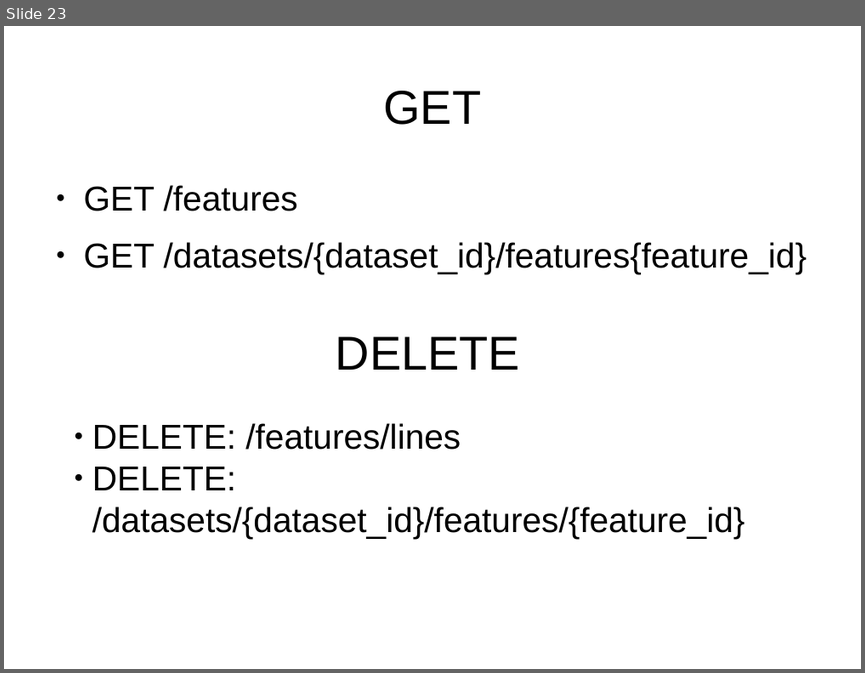
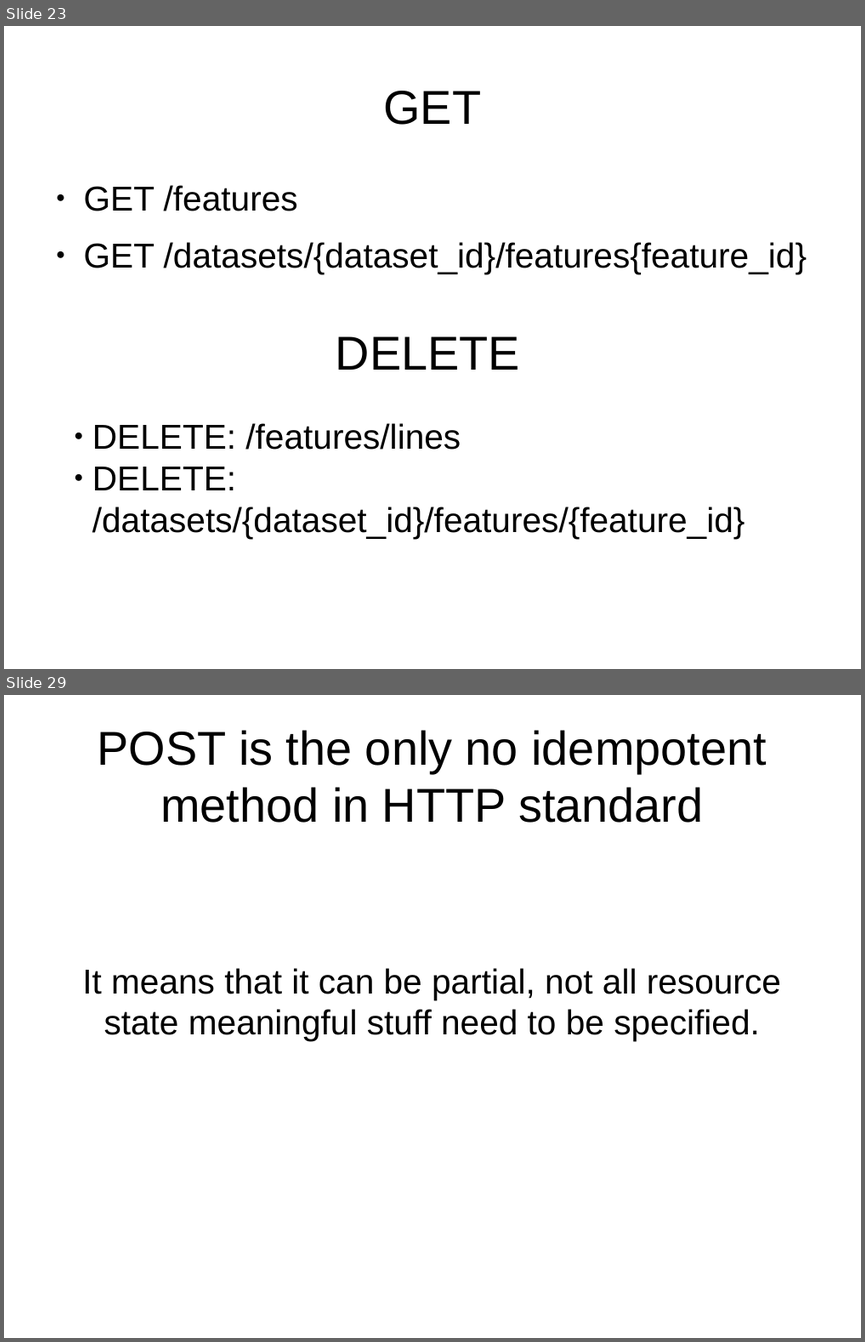
Before and after one commit to netzu/rest-presentation, a slide deck: RestfulFundaments.odp. Shown one above the other, each under a label of ours: slide 23 before the commit, slides 23 and 29 after it; the slides between them are not shown. The pictures are 865x673 and 865x1342 pixels, drawn with LibreOffice and Linux fonts; fonts in the diff are those of the drawing. Boxes give left, top, right and bottom in pixels: in the first picture for what was removed or moved away, otherwise in the second. Text is boxed around its words. In the diff, an @@ line names an element or a change of style, - is before the commit and + after.

Commit message:
More slides added Finished slides about URL and HTTP methods Added some remarks in the mindmaps, Roy Fielding picture added in the imagery repository

```diff
--- a/RestfulFundaments.odp
+++ b/RestfulFundaments.odp
@@ slide 29 added at [4,695,861,1338], background #FFFFFF @@
@@ title added at [98,730,766,823], 44 pt, text #000000 @@
+POST is the only no idempotent method in HTTP standard
@@ text added at [82,968,781,1041], 32 pt, text #000000 @@
+It means that it can be partial, not all resource state meaningful stuff need to be specified.
```
Also in this commit, not shown: 8 slides changed, 8 other slides added, 1 slide removed, 2 other files.
